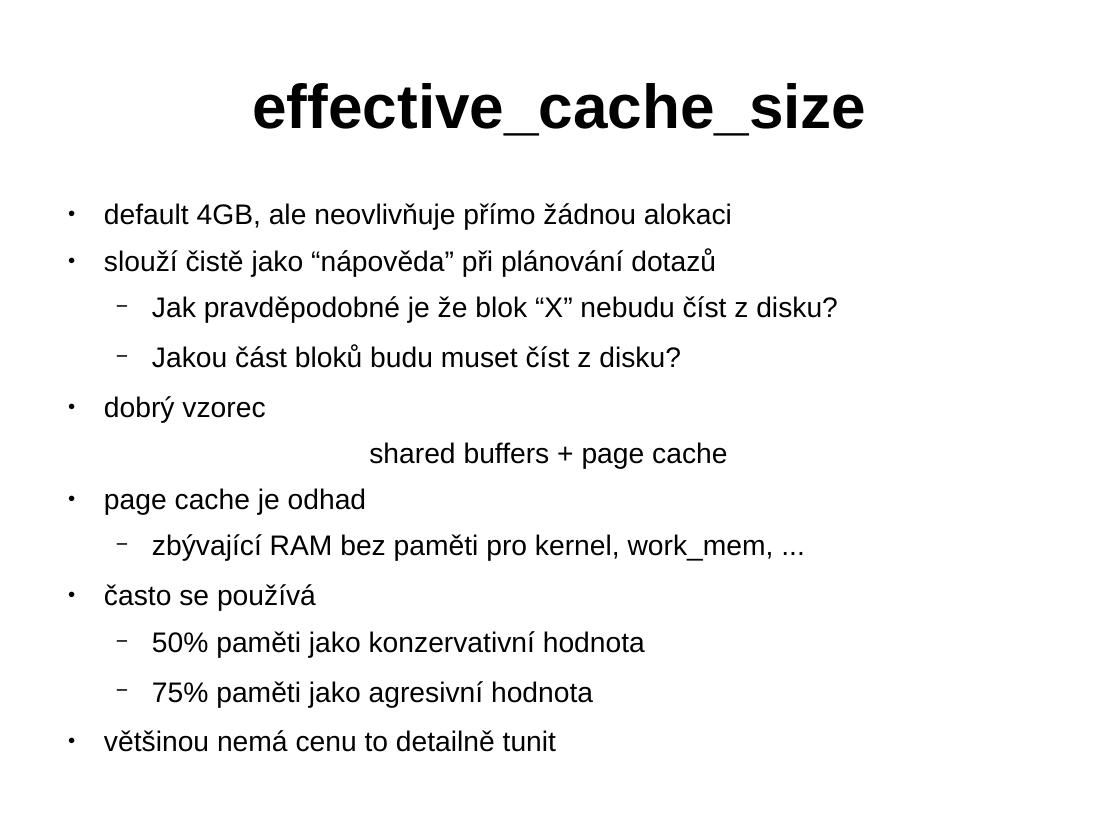
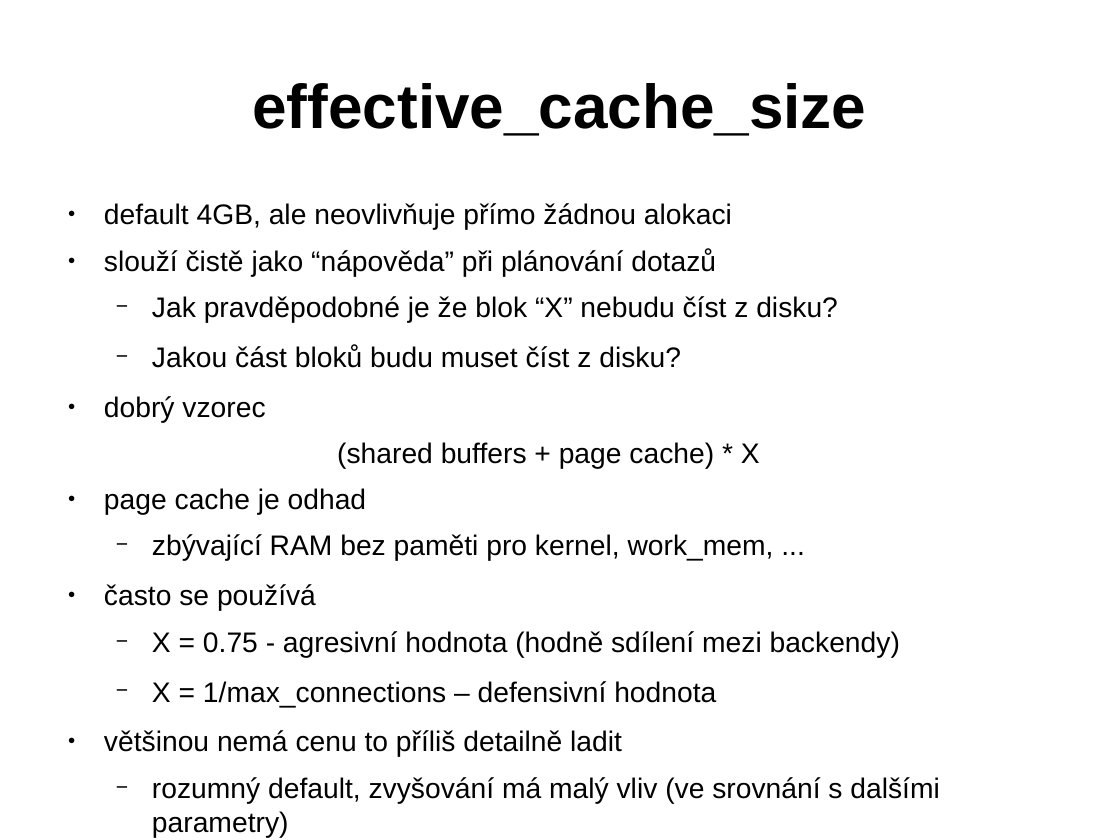
Before and after one commit to tvondra/perf_tuning_training, a slide deck: slide 16 of perf-tuning-training.odp (slide 18 before the commit). Drawn at 1120x840 pixels with LibreOffice and Linux fonts; fonts in the diff are those of the drawing. Boxes give left, top, right and bottom in pixels: in the first picture for what was removed or moved away, otherwise in the second. Text is boxed around its words. In the diff, an @@ line names an element or a change of style, - is before the commit and + after.

```diff
--- a/perf-tuning-training.odp
+++ b/perf-tuning-training.odp
@@ text at (337, 442, 760, 469): text changed @@
-shared buffers + page cache
+(shared buffers + page cache) * X
@@ text at (104, 631, 939, 838): text changed @@
-  − 50% paměti jako konzervativní hodnota
-  − 75% paměti jako agresivní hodnota
-● většinou nemá cenu to detailně tunit
+  − X = 0.75 - agresivní hodnota (hodně sdílení mezi backendy)
+  − X = 1/max_connections – defensivní hodnota
+● většinou nemá cenu to příliš detailně ladit
+  − rozumný default, zvyšování má malý vliv (ve srovnání s dalšími parametry)
```
Also in this commit, not shown: 9 other slides changed, 2 slides removed, 1 other file.
